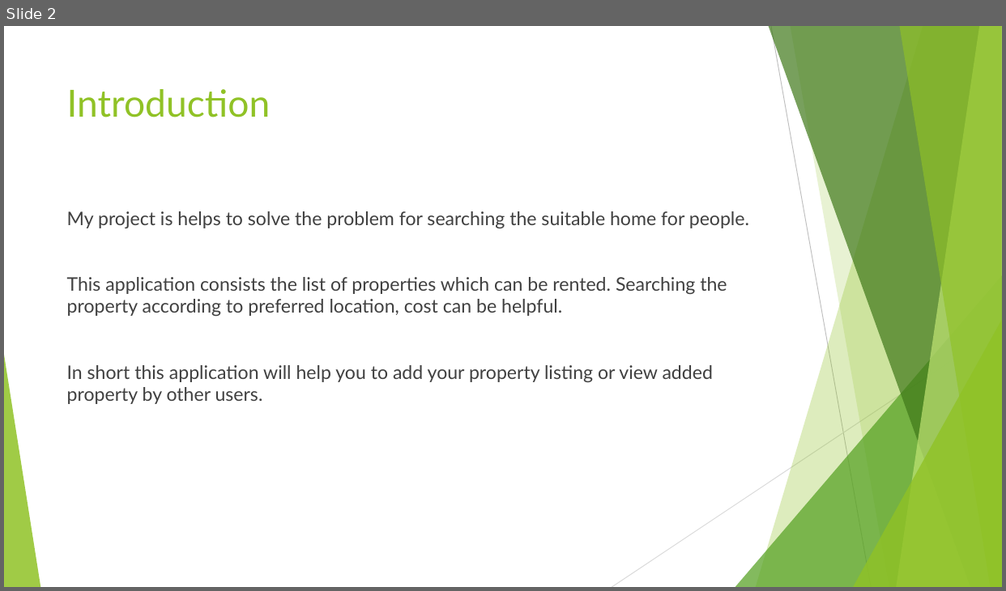
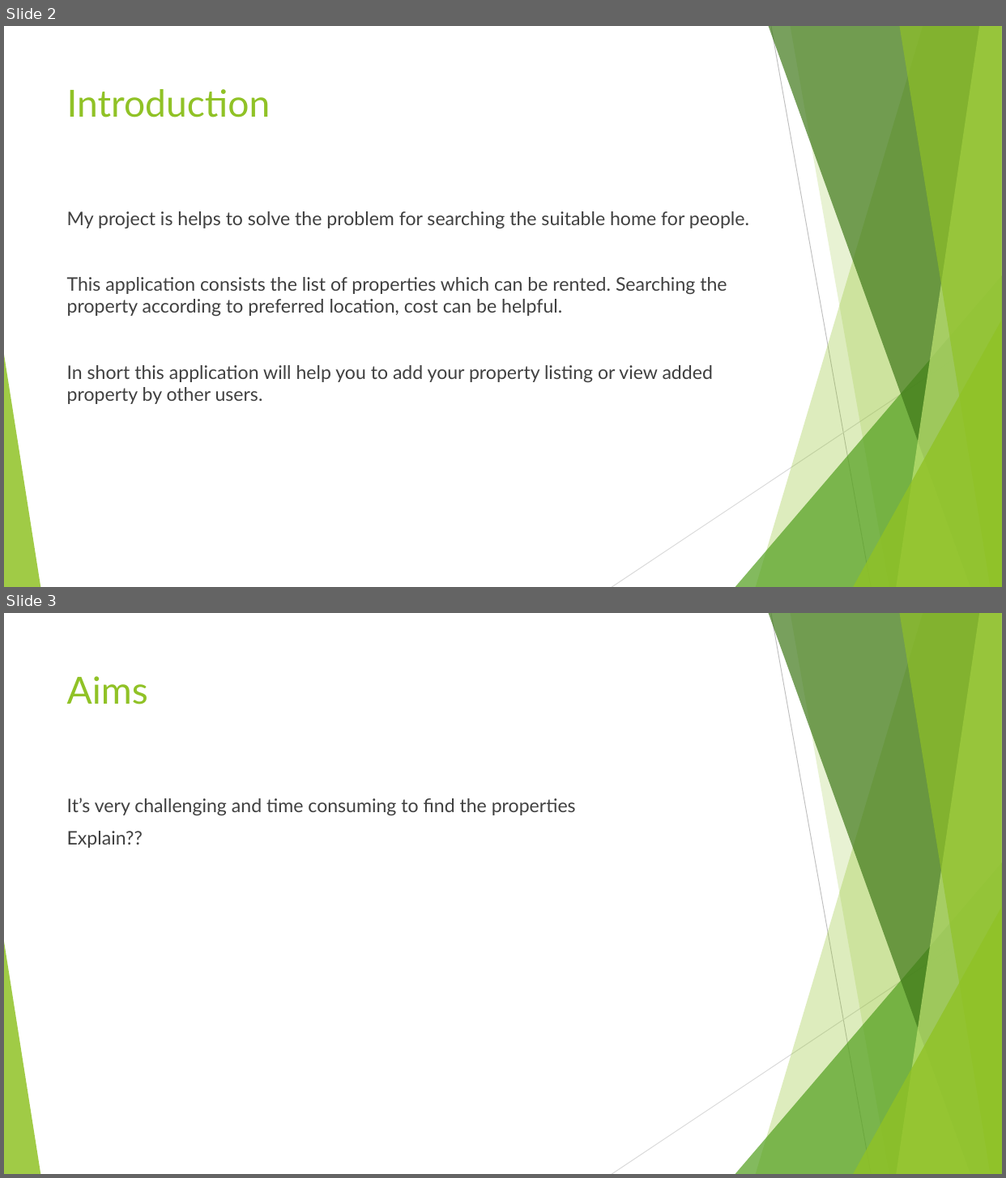
Before and after one commit to DhakalRupesh/HouseRental, a slide deck: HRS_PresentationSlide.pptx. Shown one above the other, each under a label of ours: slide 2 before the commit, slides 2 and 3 after it. The pictures are 1006x591 and 1006x1178 pixels, drawn with LibreOffice and Linux fonts; fonts in the diff are those of the drawing. Boxes give left, top, right and bottom in pixels: in the first picture for what was removed or moved away, otherwise in the second. Text is boxed around its words. In the diff, an @@ line names an element or a change of style, - is before the commit and + after.

```diff
--- a/HRS_PresentationSlide.pptx
+++ b/HRS_PresentationSlide.pptx
@@ slide 3 added at box(4, 613, 1002, 1174), background #FFFFFF; not listed: 10 template elements that a slide beside it also shows @@
@@ title added at box(67, 676, 148, 705), 36 pt, text #90C226 @@
+Aims
@@ text added at box(67, 798, 576, 848), 18 pt, text #404040 @@
+It’s very challenging and time consuming to find the properties
+Explain??
```
Also in this commit, not shown: 8 other files.
